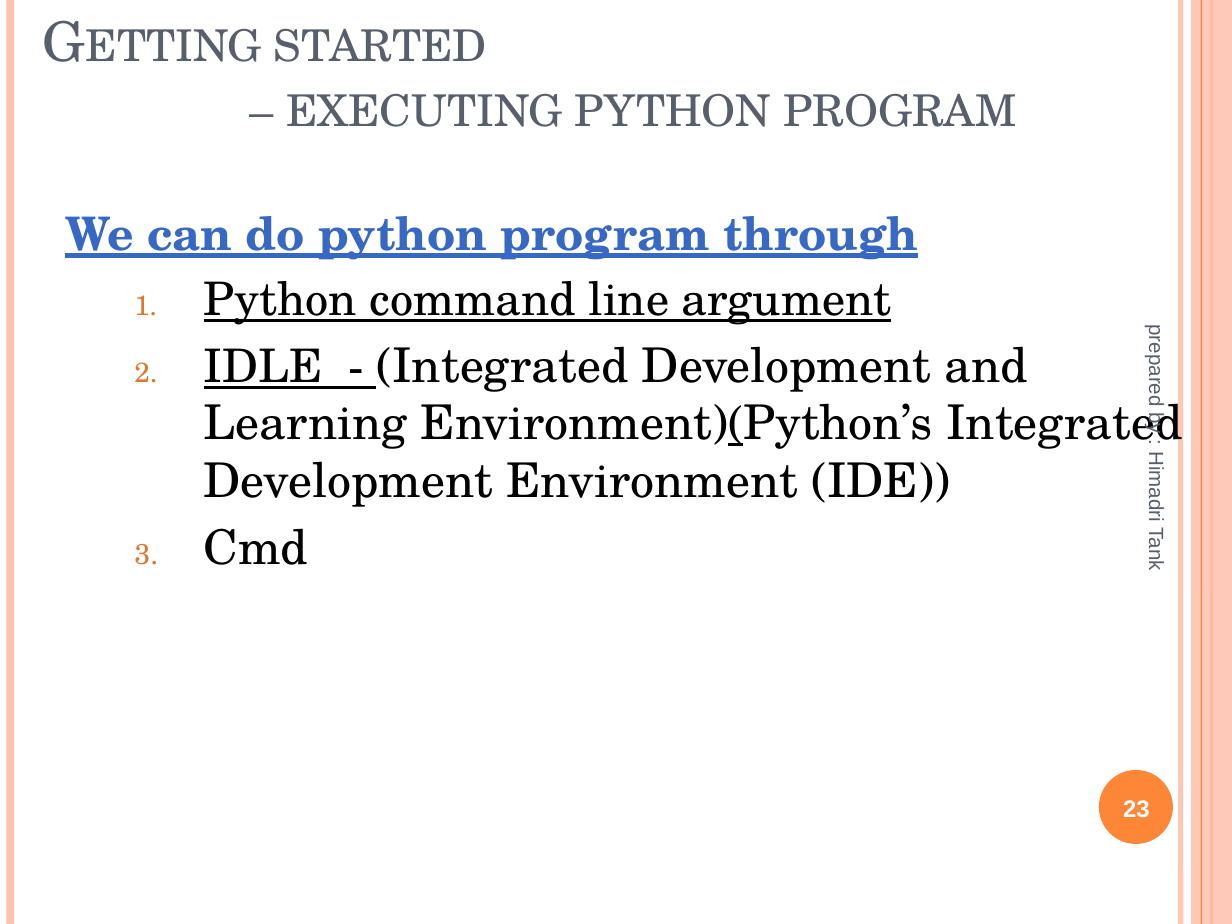
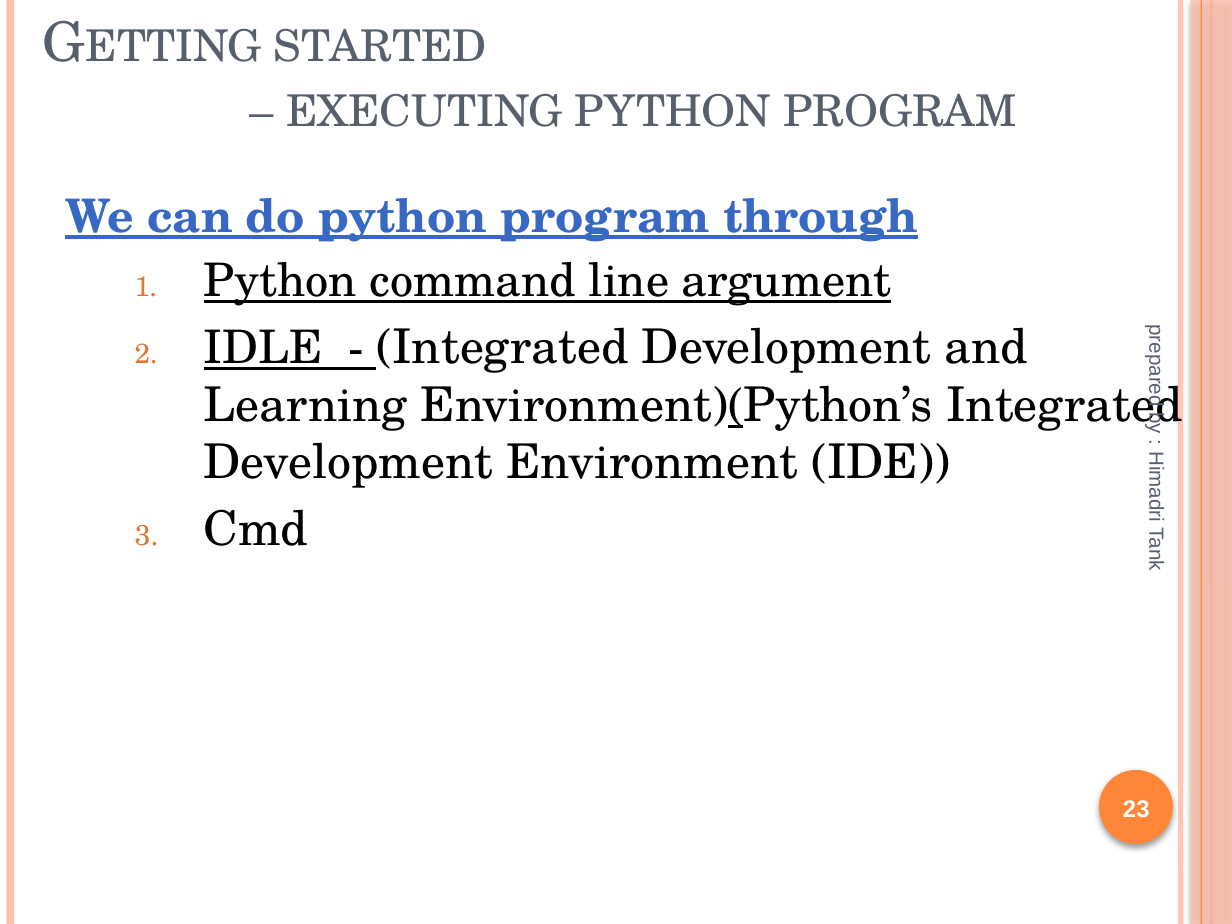
Before and after one commit to yatharth-vataliya/mscit3, a slide deck: slide 23 of Python(Django)/UNIT 1 Python introduction.ppsx. Drawn at 1232x924 pixels with LibreOffice and Linux fonts; fonts in the diff are those of the drawing. Boxes give left, top, right and bottom in pixels: in the first picture for what was removed or moved away, otherwise in the second. Text is boxed around its words. In the diff, an @@ line names an element or a change of style, - is before the commit and + after.

```diff
--- a/Python(Django)/UNIT 1 Python introduction.ppsx
+++ b/Python(Django)/UNIT 1 Python introduction.ppsx
@@ rectangle at box(1191, 0, 1232, 924): shadow on @@
@@ text "We can do python program ..." at box(65, 198, 1182, 546): list level 3 to 1 in "We can do python program ..." @@
@@ ellipse at box(1099, 770, 1173, 844): shadow on @@
```
Also in this commit, not shown: 25 other slides changed, 3 other files.
